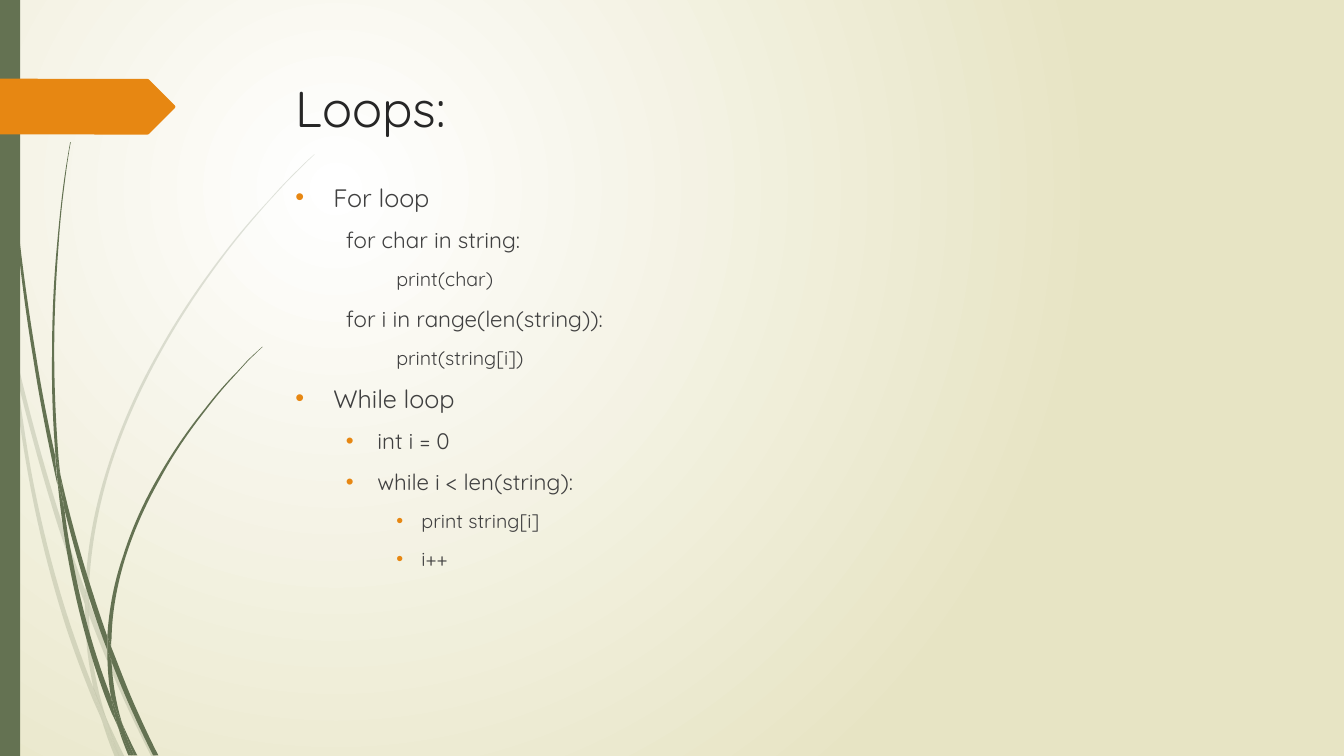
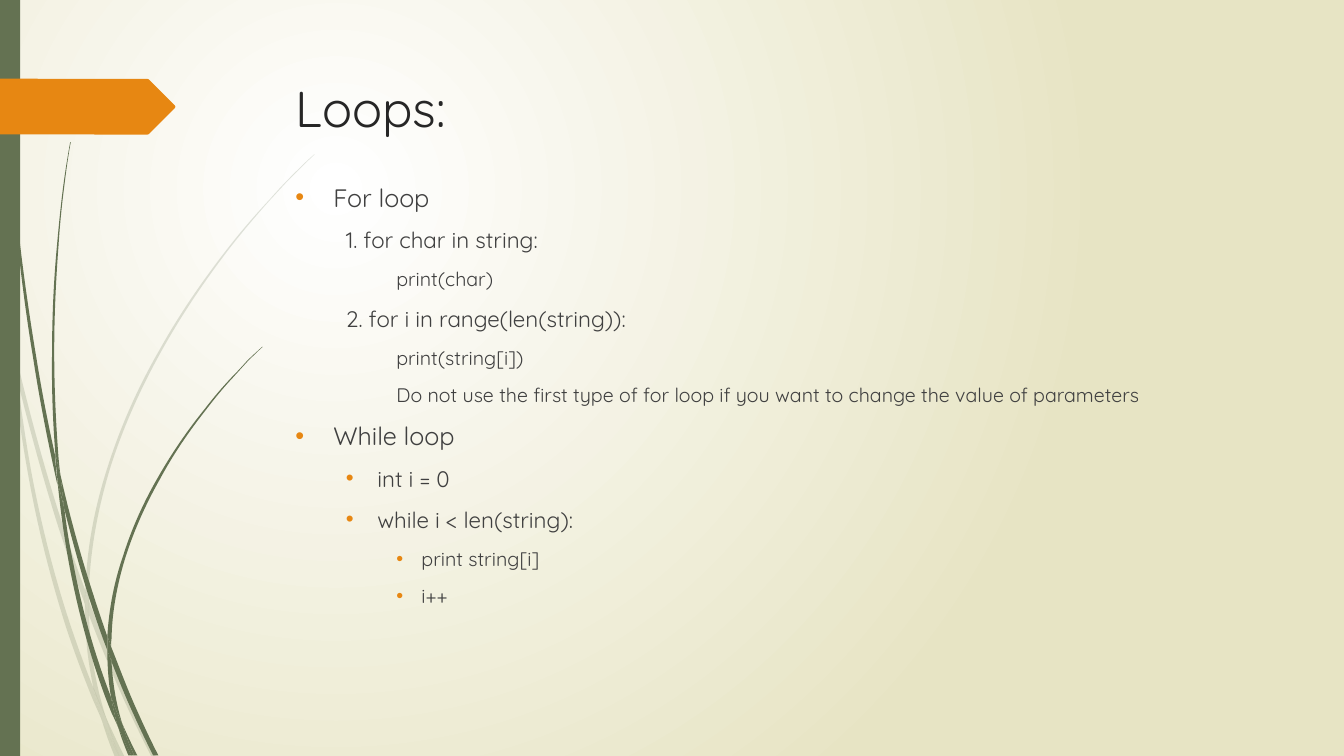
Before and after one commit to percyteng/Python-lecture, a slide deck: slide 10 of Lecture.pptx (slide 9 before the commit). Drawn at 1344x756 pixels with LibreOffice and Linux fonts; fonts in the diff are those of the drawing. Boxes give left, top, right and bottom in pixels: in the first picture for what was removed or moved away, otherwise in the second. Text is boxed around its words. In the diff, an @@ line names an element or a change of style, - is before the commit and + after.

```diff
--- a/Lecture.pptx
+++ b/Lecture.pptx
@@ text at box(346, 231, 537, 253): text changed @@
-  for char in string:
+  1. for char in string:
@@ text at box(346, 310, 626, 332): text changed @@
-  for i in range(len(string)):
+  2. for i in range(len(string)):
@@ text at box(396, 387, 1139, 406): paragraph added @@
+    Do not use the first type of for loop if you want to change the value of parameters
```
Also in this commit, not shown: 5 other slides changed, 1 slide added, 1 slide removed, 1 other file.
